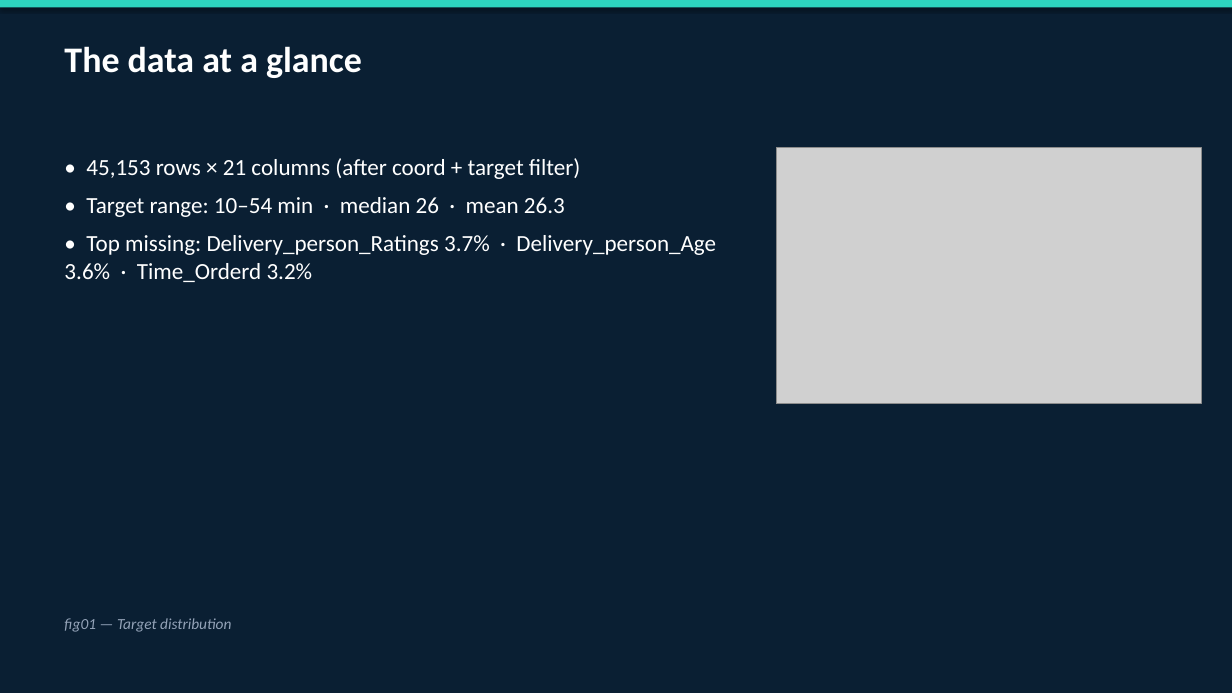
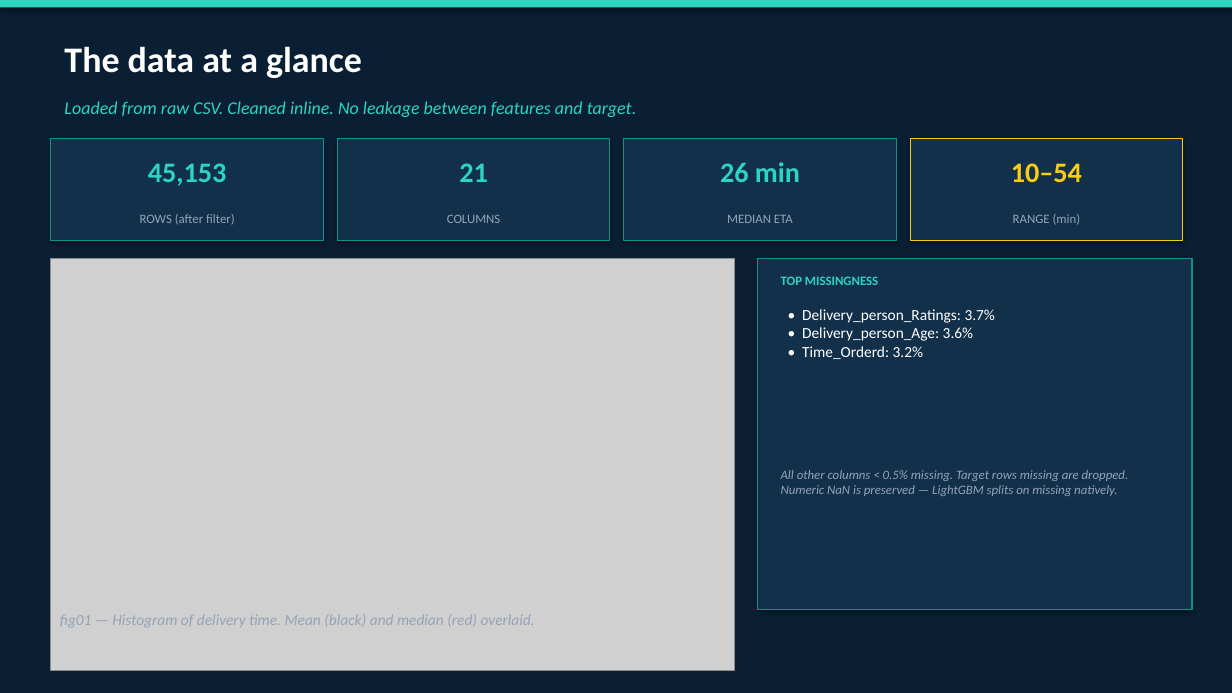
Before and after one commit to TheClazer/Zomato-delivery-estimation, a slide deck: slide 3 of reports/eda_2pm.pptx. Drawn at 1232x693 pixels with LibreOffice and Linux fonts; fonts in the diff are those of the drawing; grey boxes stand for pictures. Boxes give left, top, right and bottom in pixels: in the first picture for what was removed or moved away, otherwise in the second. Text is boxed around its words. In the diff, an @@ line names an element or a change of style, - is before the commit and + after.

```diff
--- a/reports/eda_2pm.pptx
+++ b/reports/eda_2pm.pptx
@@ text added at [64,101,637,117], 14 pt, text #2DD4BF, italic @@
+Loaded from raw CSV. Cleaned inline. No leakage between features and target.
@@ rectangle added at [51,139,323,240], fill #12304A, outline #0D9488 1 pt @@
@@ rectangle added at [337,139,610,240], fill #12304A, outline #0D9488 1 pt @@
@@ rectangle added at [624,139,897,240], fill #12304A, outline #0D9488 1 pt @@
@@ rectangle added at [910,139,1183,240], fill #12304A, outline #FACC15 1 pt @@
@@ text removed at [64,158,716,282] @@
-• 45,153 rows × 21 columns (after coord + target filter)
-• Target range: 10–54 min · median 26 · mean 26.3
-• Top missing: Delivery_person_Ratings 3.7% · Delivery_person_Age 3.6% · Time_Orderd 3.2%
@@ text added at [148,163,227,186], 22 pt, text #2DD4BF, bold @@
+45,153
@@ text added at [459,163,488,182], 22 pt, text #2DD4BF, bold @@
+21
@@ text added at [720,162,800,182], 22 pt, text #2DD4BF, bold @@
+26 min
@@ text added at [1011,163,1082,182], 22 pt, text #FACC15, bold @@
+10–54
@@ text added at [140,214,235,225], 10 pt, text #94A3B8 @@
+ROWS (after filter)
@@ text added at [447,215,501,223], 10 pt, text #94A3B8 @@
+COLUMNS
@@ text added at [727,215,793,223], 10 pt, text #94A3B8 @@
+MEDIAN ETA
@@ text added at [1013,214,1081,225], 10 pt, text #94A3B8 @@
+RANGE (min)
@@ picture: place and size @@
-picture at [776,148,1202,404]
+picture at [51,259,735,670]
@@ rectangle added at [758,259,1192,610], fill #12304A, outline #0D9488 1 pt @@
@@ text added at [781,276,878,285], 10 pt, text #2DD4BF, bold @@
+TOP MISSINGNESS
@@ text added at [802,309,995,359], 12 pt, text #FFFFFF @@
+• Delivery_person_Ratings: 3.7%
+• Delivery_person_Age: 3.6%
+• Time_Orderd: 3.2%
@@ text added at [781,470,1129,496], 10 pt, text #94A3B8, italic @@
+All other columns < 0.5% missing. Target rows missing are dropped. Numeric NaN is preserved — LightGBM splits on missing natively.
@@ text added at [60,614,535,627], 12 pt, text #94A3B8, italic @@
+fig01 — Histogram of delivery time. Mean (black) and median (red) overlaid.
@@ text removed at [64,618,231,632] @@
-fig01 — Target distribution
```
Also in this commit, not shown: 7 other slides changed, 1 slide added, 1 slide removed, 5 other files.
